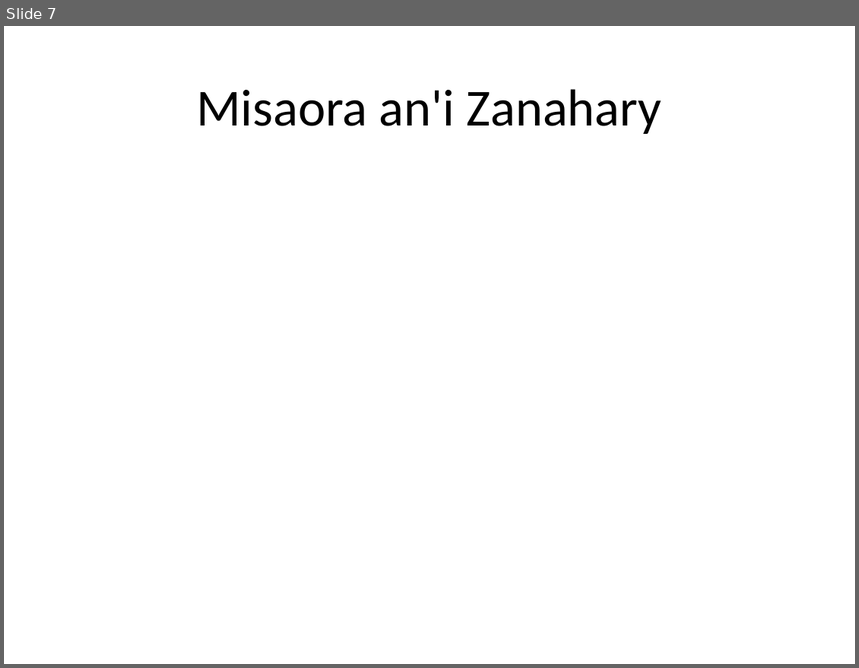
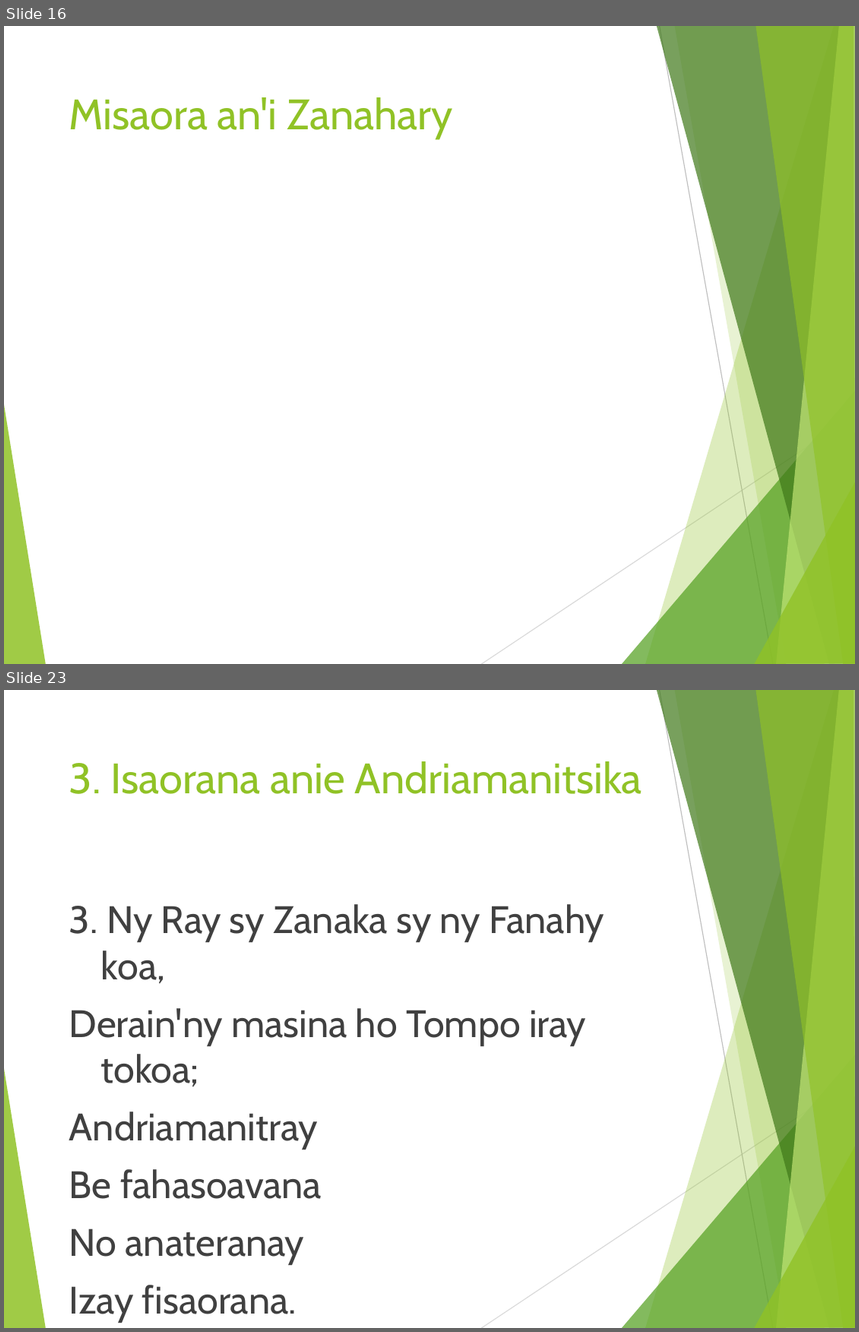
Before and after one commit to jojoX94/Powerpoint-cli--Python, a slide deck: chants.pptx. Shown one above the other, each under a label of ours: slide 7 before the commit, slides 16 and 23 after it; the slides between them are not shown. The pictures are 859x668 and 859x1332 pixels, drawn with LibreOffice and Linux fonts; fonts in the diff are those of the drawing. Boxes give left, top, right and bottom in pixels: in the first picture for what was removed or moved away, otherwise in the second. Text is boxed around its words. In the diff, an @@ line names an element or a change of style, - is before the commit and + after.

Commit message:
Apply default theme in powerpoint  to presentation

```diff
--- a/chants.pptx
+++ b/chants.pptx
@@ slide 23 added at [4, 690, 855, 1328], background #FFFFFF; not listed: 10 template elements that a slide beside it also shows @@
@@ title added at [69, 761, 642, 794], 36 pt, text #90C226 @@
+3. Isaorana anie Andriamanitsika
@@ text added at [69, 904, 604, 1265], 32.4 pt, text #404040 @@
+3. Ny Ray sy Zanaka sy ny Fanahy koa,
+Derain'ny masina ho Tompo iray tokoa;
+Andriamanitray
+Be fahasoavana
+No anateranay
+Izay fisaorana.
@@ what was slide 7 is now slide 16 @@
@@ slide 16 changed as well @@
@@ title "Misaora an'i Zanahary": place and size @@
-title "Misaora an'i Zanahary" at [196, 89, 662, 134]
+title "Misaora an'i Zanahary" at [69, 97, 453, 138]
@@ title "Misaora an'i Zanahary" at [69, 97, 453, 138]: size 44 to 36 pt, font Calibri to Cabin, text colour #000000 to #90C226; alignment centre to left; vertical alignment middle to top @@
@@ group added at [4, 26, 855, 664]: 8 freeform shapes, 2 lines @@
```
Also in this commit, not shown: 13 other slides changed, 22 other slides added, 3 other files.
